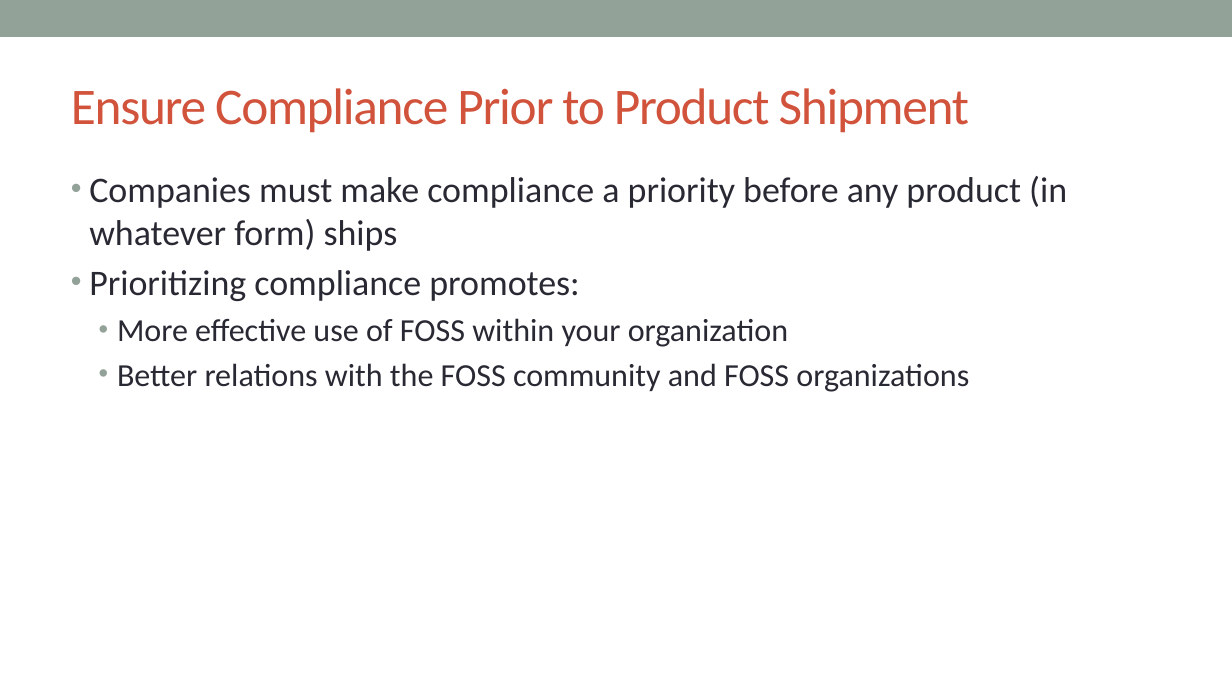
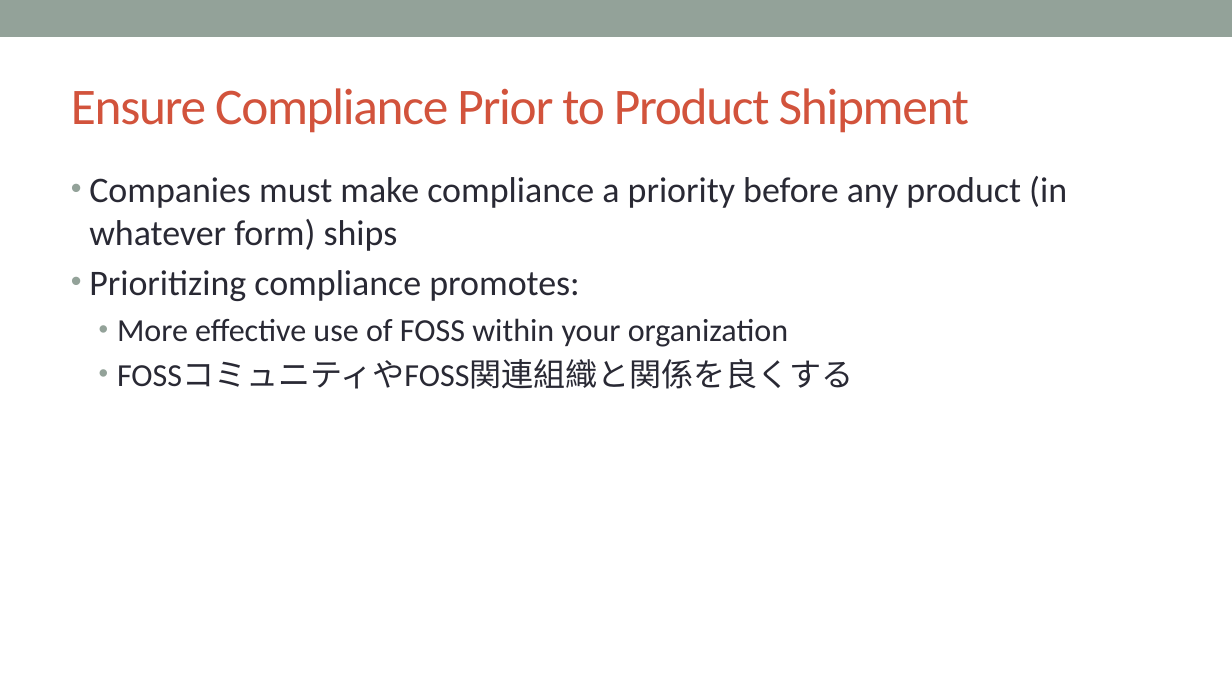
Before and after one commit to OpenChain-Project/Curriculum-Translation-JP, a slide deck: slide 73 of target/openchain-curriculum-release-2.pptx. Drawn at 1232x693 pixels with LibreOffice and Linux fonts; fonts in the diff are those of the drawing; background and template pictures are left out. Boxes give left, top, right and bottom in pixels: in the first picture for what was removed or moved away, otherwise in the second. Text is boxed around its words. In the diff, an @@ line names an element or a change of style, - is before the commit and + after.

```diff
--- a/target/openchain-curriculum-release-2.pptx
+++ b/target/openchain-curriculum-release-2.pptx
@@ text at <box>117,359,854,389</box>: text changed @@
-  • Better relations with the FOSS community and FOSS organizations
+  • FOSSコミュニティやFOSS関連組織と関係を良くする
```
Also in this commit, not shown: 3 other slides changed, 7 other files.
